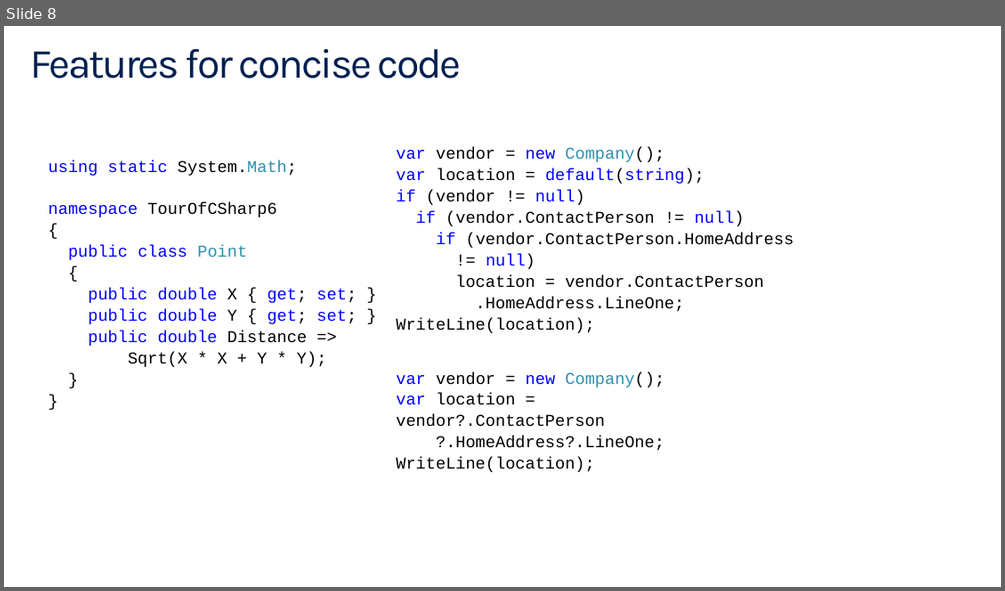
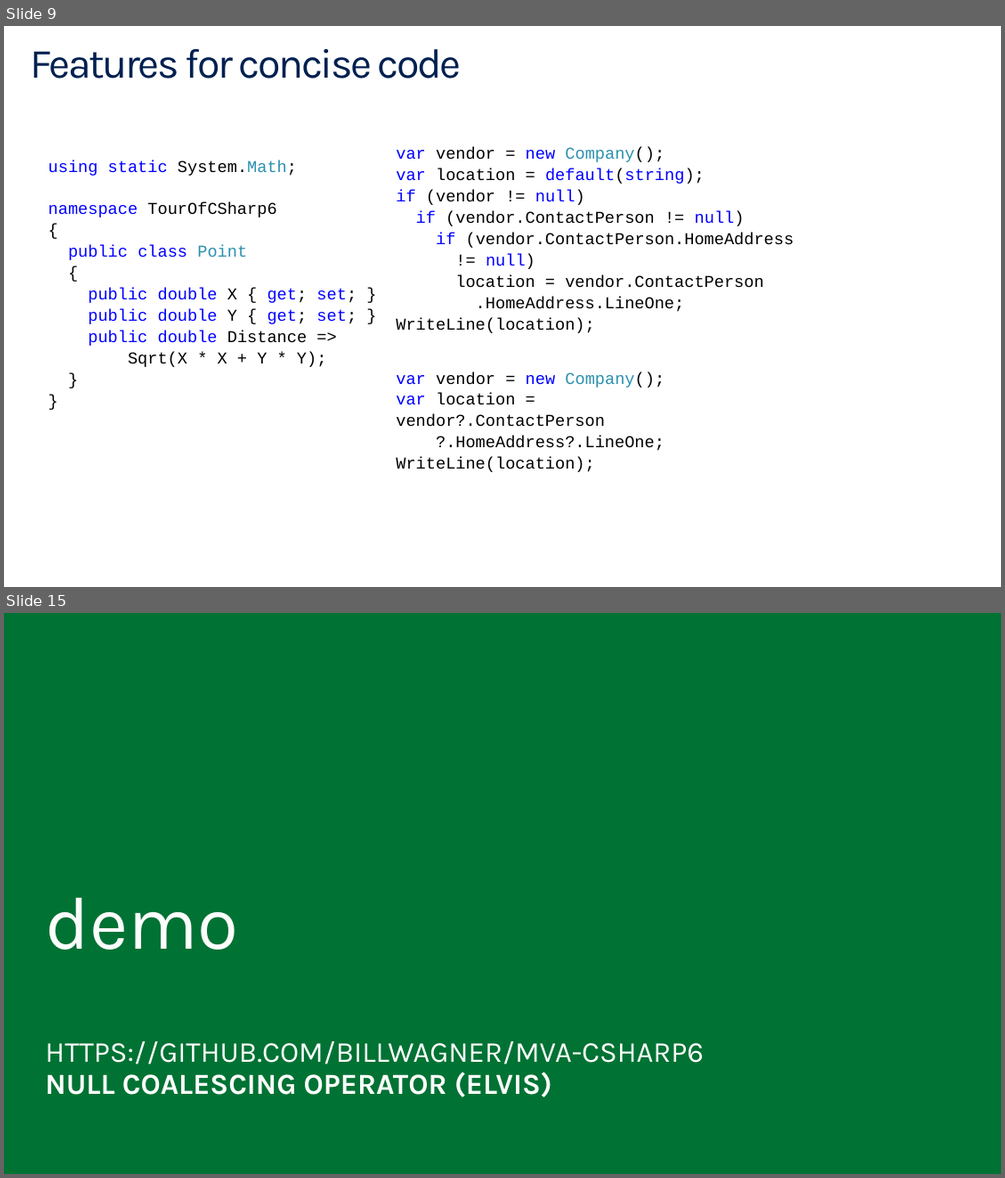
Before and after one commit to BillWagner/MVA-CSharp6, a slide deck: Slides/MVA-What'sNewC#6-Module1.pptx. Shown one above the other, each under a label of ours: slide 8 before the commit, slides 9 and 15 after it; the slides between them are not shown. The pictures are 1005x591 and 1005x1178 pixels, drawn with LibreOffice and Linux fonts; fonts in the diff are those of the drawing. Boxes give left, top, right and bottom in pixels: in the first picture for what was removed or moved away, otherwise in the second. Text is boxed around its words. In the diff, an @@ line names an element or a change of style, - is before the commit and + after.

```diff
--- a/Slides/MVA-What'sNewC#6-Module1.pptx
+++ b/Slides/MVA-What'sNewC#6-Module1.pptx
@@ slide 15 added at <box>4,613,1001,1174</box>, background #007233 @@
@@ text added at <box>45,897,238,949</box>, 72 pt, text #FFFFFF @@
+demo
@@ subtitle added at <box>45,1041,704,1097</box>, 28 pt, text #FFFFFF @@
+HTTPS://GITHUB.COM/BILLWAGNER/MVA-CSHARP6
+NULL COALESCING OPERATOR (ELVIS)
@@ what was slide 8 is now slide 9 @@
```
Also in this commit, not shown: 1 slide changed, 5 other slides added.
